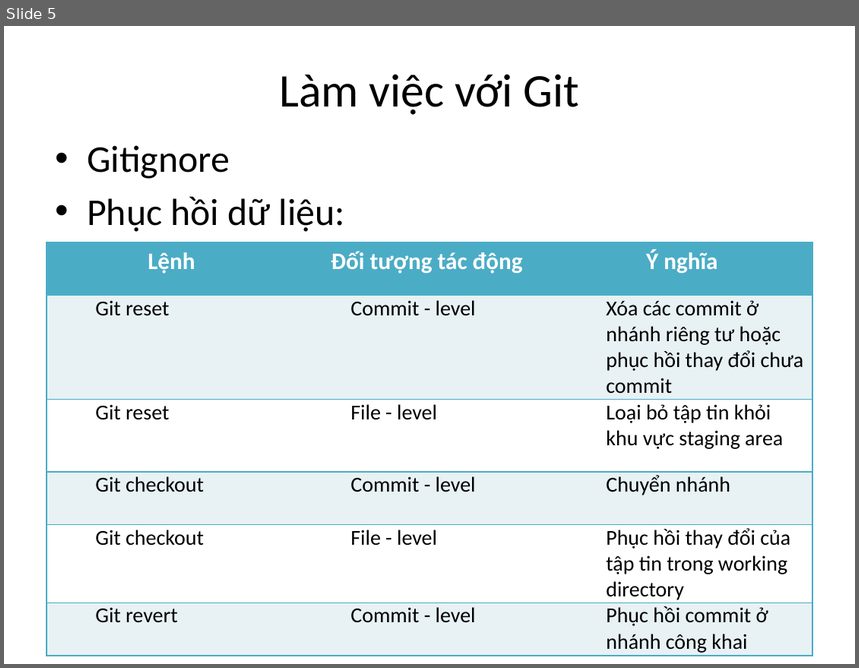
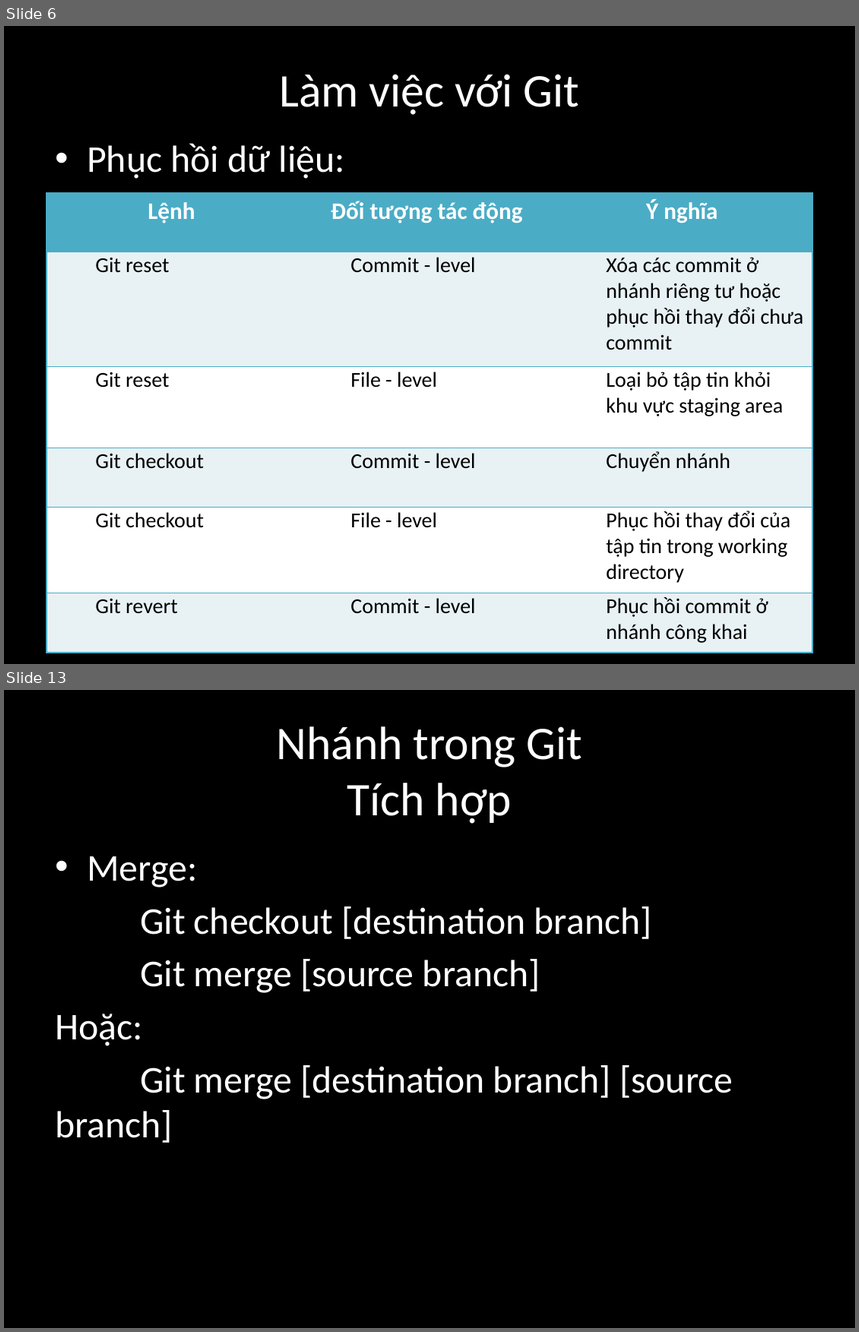
Before and after one commit to ducha228/Seminar, a slide deck: Seminar Git HaND/Seminar_Git_Slide.pptx. Shown one above the other, each under a label of ours: slide 5 before the commit, slides 6 and 13 after it; the slides between them are not shown. The pictures are 859x668 and 859x1332 pixels, drawn with LibreOffice and Linux fonts; fonts in the diff are those of the drawing. Boxes give left, top, right and bottom in pixels: in the first picture for what was removed or moved away, otherwise in the second. Text is boxed around its words. In the diff, an @@ line names an element or a change of style, - is before the commit and + after.

```diff
--- a/Seminar Git HaND/Seminar_Git_Slide.pptx
+++ b/Seminar Git HaND/Seminar_Git_Slide.pptx
@@ slide 13 added at box(4, 690, 855, 1328), background #000000 @@
@@ title added at box(277, 726, 582, 824), 39.6 pt, text #FFFFFF @@
+Nhánh trong Git
+Tích hợp
@@ text added at box(55, 856, 733, 1143), 32 pt, text #FFFFFF @@
+• Merge:
+Git checkout [destination branch]
+Git merge [source branch]
+Hoặc:
+Git merge [destination branch] [source branch]
@@ what was slide 5 is now slide 6 @@
@@ slide 6 changed as well @@
@@ background #FFFFFF to #000000 @@
@@ title "Làm việc với Git" at box(279, 74, 579, 115): text colour #000000 to #FFFFFF @@
@@ text "Phục hồi dữ liệu:" at box(87, 143, 345, 179): text colour #000000 to #FFFFFF @@
@@ text at box(87, 145, 230, 179): paragraph removed @@
-• Gitignore
@@ table: place and size @@
-table at box(47, 243, 813, 656)
+table at box(47, 193, 813, 652)
```
Also in this commit, not shown: 5 other slides changed, 16 other slides added, 1 slide removed, 1 other file.
